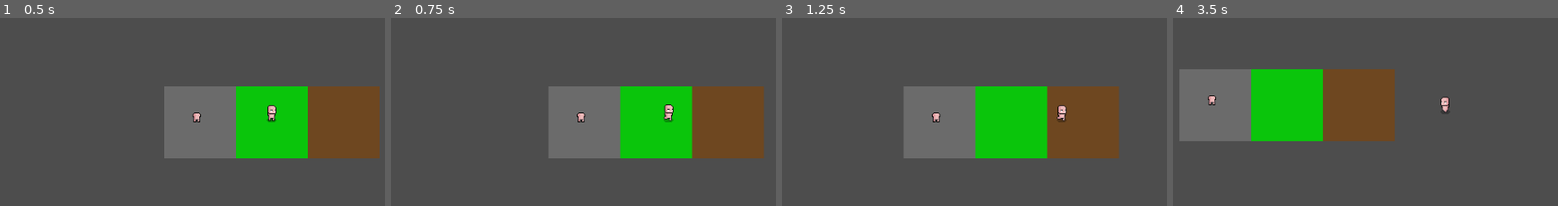
Above: before the commit, frames 1-4 (left to right).
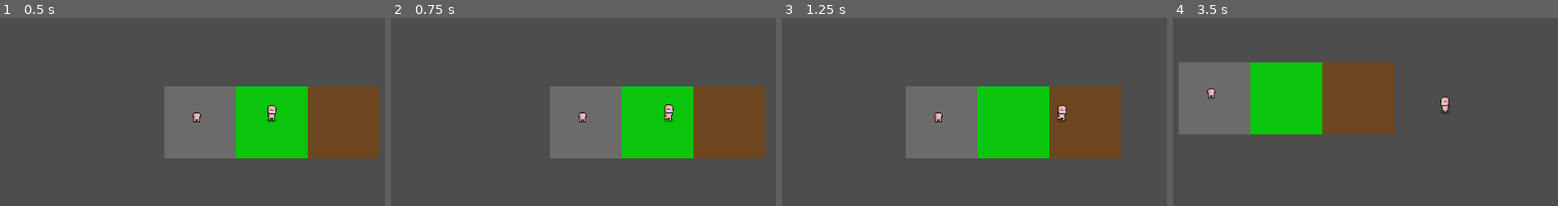
Above: after the commit, the same moments.

Repository: curtis-game-studio/Survival2D
Game: Godot game, scene res://Scenes/MainScene.tscn
Same seed, same stepped clock (60 frames per second), same inputs: the game is played once before the commit and once after it. Sound files missing from this copy of the repository are replaced by a short silence.
Inputs (mouse positions are in pixels of both pictures, inside the frame that each line leads up to):
- Up to frame 1 (0.5 s): no input
- Up to frame 2 (0.75 s): tap Enter at 0.5 s; move the mouse to (outside the picture) at 0.52 s; hold D (input_right) from 0.53 s (still down); hold E (input_interact) from 0.53 s (still down)
- Up to frame 3 (1.25 s): keep holding D (input_right); keep holding E (input_interact)
- Up to frame 4 (3.5 s): move the mouse to (1300, 142) at 1.27 s; release D (input_right) at 1.28 s; release E (input_interact) at 1.28 s; hold S (input_down) 1.28-2.03 s; tap E (input_interact) at 1.35, 2.3, 2.85 s; move the mouse to (1515, 33) at 2.02 s; hold D (input_right) 2.03-2.78 s; hold Shift (input_sprint) 2.03-2.78 s; move the mouse to (1407, 204) at 2.77 s; hold W (input_up) from 2.78 s (still down)

Frame 1 is identical in both runs. In frame 2, 0.6% of the frame differs, in the area x 41-98%, y 36-75%; in frame 3, 1.0%; in frame 4, 4.5%, in the area x 1-58%, y 23-66%.

Commit message:
Created an absolute mess of a project.
Added:
basic player controller
Basic interactables
Basic audio manager

Diff:
--- a/HUD.tscn
+++ b/HUD.tscn
@@ -16,14 +16,22 @@
 
 [node name="InteractionPrompt" type="PanelContainer" parent="."]
 layout_mode = 1
-anchors_preset = 15
-anchor_right = 1.0
-anchor_bottom = 1.0
+anchors_preset = 8
+anchor_left = 0.5
+anchor_top = 0.5
+anchor_right = 0.5
+anchor_bottom = 0.5
+offset_left = -13.5
+offset_top = -11.0
+offset_right = 13.5
+offset_bottom = 11.0
 grow_horizontal = 2
 grow_vertical = 2
 
 [node name="MarginContainer" type="MarginContainer" parent="InteractionPrompt"]
 layout_mode = 2
+size_flags_horizontal = 4
+size_flags_vertical = 4
 theme_override_constants/margin_left = 5
 theme_override_constants/margin_top = 5
 theme_override_constants/margin_right = 5
@@ -31,7 +39,8 @@
 
 [node name="InteractionPromptText" type="Label" parent="InteractionPrompt/MarginContainer"]
 layout_mode = 2
-text = "Press 'E' to useeeeeeeeeeeeeeeee"
+size_flags_horizontal = 4
+text = "use"
 label_settings = SubResource("LabelSettings_efote")
 horizontal_alignment = 1
 vertical_alignment = 1
--- a/Scenes/MainScene.tscn
+++ b/Scenes/MainScene.tscn
@@ -43,13 +43,13 @@
 interaction_prompt_node = NodePath("../../../../HUD/InteractionPrompt")
 interaction_prompt_label = NodePath("../../../../HUD/InteractionPrompt/MarginContainer/InteractionPromptText")
 
+[node name="Node2D" parent="Environment" instance=ExtResource("4_qxria")]
+position = Vector2(-100, -6)
+interaction_text = "Light Campfire"
+
 [node name="Camera2D" type="Camera2D" parent="."]
 
 [node name="AudioRegistry" parent="." instance=ExtResource("2_tr2i4")]
-
-[node name="Node2D" parent="." instance=ExtResource("4_qxria")]
-position = Vector2(-100, -6)
-interaction_text = "Light Campfire"
 
 [node name="HUD" parent="." instance=ExtResource("5_qxria")]
 
--- a/Scenes/Player/PlayerController.tscn
+++ b/Scenes/Player/PlayerController.tscn
@@ -110,8 +110,6 @@
 
 [node name="Player Controller" type="CharacterBody2D"]
 script = ExtResource("1_kfrkp")
-acceleration = 1600
-friction = 2200
 
 [node name="Visuals" type="Node2D" parent="."]
 
--- a/Scenes/Player/Scripts/Interactable Scripts/Interactable.gd
+++ b/Scenes/Player/Scripts/Interactable Scripts/Interactable.gd
@@ -1,17 +1,18 @@
 extends Node2D
 class_name Interactable
 
-@export var interaction_radius := 48.0
-@export var interaction_text := ""
-var sprite: Sprite2D = null
+@export var interaction_radius: float = 48.0
+@export var interaction_text: String = ""
 
-func _ready() -> void:
+var sprite: Sprite2D
+
+func _init_interactable() -> void:
 	sprite = $Sprite2D
 	if sprite.material is ShaderMaterial:
-		var mat := sprite.material as ShaderMaterial
+		var mat = sprite.material as ShaderMaterial
 		mat.set_shader_parameter("progress", 0.0)
 	else:
-		print("Warning: Sprite material is not a ShaderMaterial!")
+		push_warning("Sprite material is not a ShaderMaterial!")
 
 func can_interact(player: Node2D) -> bool:
 	return position.distance_to(player.global_position) <= interaction_radius
@@ -20,10 +21,10 @@
 	if sprite == null:
 		return
 	if sprite.material is ShaderMaterial:
-		var mat := sprite.material as ShaderMaterial
+		var mat = sprite.material as ShaderMaterial
 		mat.set_shader_parameter("progress", 1.0 if enabled else 0.0)
 	else:
-		print("Warning: Sprite material is not a ShaderMaterial!")
+		push_warning("Sprite material is not a ShaderMaterial!")
 
 func interact() -> void:
-	print("Interacted with: ", name)
+	print("Interacted with: %s" % name)
--- a/Scenes/Player/Scripts/Interactable Scripts/InteractionManager.gd
+++ b/Scenes/Player/Scripts/Interactable Scripts/InteractionManager.gd
@@ -18,7 +18,6 @@
 		print("Player not set.")
 		return
 
-	var mouse_pos: Vector2 = get_viewport().get_mouse_position()
 	var world_pos: Vector2 = player.get_global_mouse_position()
 	var space_state: PhysicsDirectSpaceState2D = player.get_world_2d().direct_space_state
 
@@ -49,7 +48,8 @@
 					interaction_prompt_label.text = "[E] " + hovered.interaction_text
 					interaction_prompt_node.visible = true
 					interaction_prompt_label.visible = true
-					interaction_prompt_node.position = hovered.global_position + Vector2(0, -30)
+					interaction_prompt_node.position = hovered.global_position + Vector2(0, -35)
+
 				print("Hovering over:", collider.name)
 				break
 
--- a/Scenes/Player/Scripts/Player.gd
+++ b/Scenes/Player/Scripts/Player.gd
@@ -1,9 +1,9 @@
 extends CharacterBody2D
 class_name Player
 
-@export var movement_speed := 100
-@export var sprinting_speed := 180
-@export var acceleration := 800
-@export var friction := 600
+@export var movement_speed: float = 100.0
+@export var sprinting_speed: float = 180.0
+@export var acceleration: float = 800.0
+@export var friction: float = 600.0
 
-var is_sprinting := false
+var is_sprinting: bool = false
--- a/Scenes/Player/Scripts/Visual/CameraFollow.gd
+++ b/Scenes/Player/Scripts/Visual/CameraFollow.gd
@@ -2,11 +2,11 @@
 
 @export var camera: Camera2D
 @export var camera_target: Node2D
-@export var smoothing_speed := 8.0
-@export var offset := Vector2.ZERO
-@export var snap_threshold := 0.25  # Distance threshold to snap directly
+@export var smoothing_speed: float = 8.0
+@export var offset: Vector2 = Vector2.ZERO
+@export var snap_threshold: float = 0.25
 
-func _physics_process(delta):
+func _physics_process(delta: float) -> void:
 	if not camera or not camera_target:
 		return
 
@@ -14,8 +14,6 @@
 	var distance = camera.global_position.distance_to(desired_position)
 
 	if distance <= snap_threshold:
-		# Snap directly when close to avoid jitter
 		camera.global_position = desired_position.round()
 	else:
-		# Smoothly move toward the target
 		camera.global_position = camera.global_position.lerp(desired_position, smoothing_speed * delta)
--- a/Scenes/Player/Scripts/Visual/FlipTowardsMouse.gd
+++ b/Scenes/Player/Scripts/Visual/FlipTowardsMouse.gd
@@ -1,13 +1,12 @@
 extends Node
 
-@export var player_visuals: Node2D  # The Node2D that holds all your sprites
+@export var player_visuals: Node2D
 
-func _process(_delta):
-    if not player_visuals:
-        return
+func _process(_delta: float) -> void:
+	if not player_visuals:
+		return
 
-    var mouse_pos = player_visuals.get_global_mouse_position()
-    var player_pos = player_visuals.global_position
+	var mouse_pos = player_visuals.get_global_mouse_position()
+	var player_pos = player_visuals.global_position
 
-    # Flip by changing scale.x
-    player_visuals.scale.x = -1 if mouse_pos.x < player_pos.x else 1
+	player_visuals.scale.x = -1 if mouse_pos.x < player_pos.x else 1
--- a/Scenes/Player/Scripts/Visual/Headbob.gd
+++ b/Scenes/Player/Scripts/Visual/Headbob.gd
@@ -1,20 +1,19 @@
-extends Node  # Or whatever your Scripts node extends
+extends Node
 
-@export var head_node_path: NodePath = "../Visuals/Head"  # Relative path to Head node
-
-@export var bob_speed := 1.0  # Bobs per second
-@export var bob_amount := 1   # Pixels to move down/up
+@export var head_node_path: NodePath = "../Visuals/Head"
+@export var bob_speed: float = 1.0  # Bobs per second
+@export var bob_amount: float = 1.0  # Pixels to move up/down
 
 var head_node: Node2D
-var base_position := Vector2.ZERO
-var bob_timer := 0.0
+var base_position: Vector2 = Vector2.ZERO
+var bob_timer: float = 0.0
 
-func _ready():
-    head_node = get_node(head_node_path)
-    base_position = head_node.position
+func _ready() -> void:
+	head_node = get_node(head_node_path)
+	base_position = head_node.position
 
-func _process(delta):
-    bob_timer += delta * bob_speed
-    var phase = fmod(bob_timer, 1.0)
-    var offset_y = bob_amount if phase < 0.5 else 0
-    head_node.position = base_position + Vector2(0, offset_y)
+func _process(delta: float) -> void:
+	bob_timer += delta * bob_speed
+	var phase = fmod(bob_timer, 1.0)
+	var offset_y = bob_amount if phase < 0.5 else 0
+	head_node.position = base_position + Vector2(0, offset_y)
--- a/Systems/Audio Manager/audio_manager.gd
+++ b/Systems/Audio Manager/audio_manager.gd
@@ -2,69 +2,93 @@
 class_name AudioManager
 
 var registry: AudioRegistry = null
-var looping_positional_players := {}  # key: String (event_name), value: AudioStreamPlayer2D
-var ambience_layers := {}
-var fade_speed := 1.0
+var looping_positional_players: Dictionary = {}  # key: event_name, value: AudioStreamPlayer2D
+var ambience_layers: Dictionary = {}
+var fade_speed: float = 1.0
 
-func _ready():
-
-	registry = get_tree().get_root().find_child("AudioRegistry", true, false)
-
-	if registry == null:
-		print("⚠️ AudioRegistry is not set")
+func _ready() -> void:
+	var root = get_tree().get_current_scene()
+	if root == null:
+		push_warning("⚠️ No current scene loaded")
 		return
 
-func play_sound2D(event_name: String):
-	var event := registry.get_event(event_name)
-	if event == null:
-		print("❌ SoundEvent not found: ", event_name)
-		return
+	registry = _find_node_recursive(root, "AudioRegistry")
+	if registry == null:
+		push_warning("⚠️ AudioRegistry node not found in the current scene")
 
-	if event.streams.is_empty():
-		print("❌ No streams in SoundEvent: ", event_name)
-		return
+# Recursive helper to find a node by name anywhere in the tree
+func _find_node_recursive(node: Node, target_name: String) -> Node:
+	if node.name == target_name:
+		return node
+	for child in node.get_children():
+		if child is Node:
+			var found = _find_node_recursive(child, target_name)
+			if found != null:
+				return found
+	return null
 
-	var stream := event.streams[randi() % event.streams.size()]
+# Helper: get a random stream from SoundEvent, duplicated if looping
+func _get_stream(event: SoundEvent, looping: bool = false) -> AudioStream:
+	if event.streams.size() == 0:
+		return null
+	var stream = event.streams[randi() % event.streams.size()]
+	if looping:
+		stream = stream.duplicate()
+		stream.loop = event.loop
+	return stream
 
-	var player := AudioStreamPlayer.new()
+# Helper: setup AudioStreamPlayer or AudioStreamPlayer2D
+func _create_player(event: SoundEvent, stream: AudioStream, positional: bool = false, position: Vector2 = Vector2.ZERO) -> Node:
+	var player = AudioStreamPlayer2D.new() if positional else AudioStreamPlayer.new()
 	player.stream = stream
 	player.bus = event.type
 	player.volume_db = event.volume_db
+	if positional:
+		player.max_distance = event.max_distance
+		player.attenuation = event.attenuation
+		player.global_position = position
 	add_child(player)
+	return player
+
+func play_sound2D(event_name: String) -> void:
+	if registry == null:
+		push_warning("⚠️ AudioRegistry is not set")
+		return
+
+	var event = registry.get_event(event_name)
+	if event == null:
+		push_warning("❌ SoundEvent not found: %s" % event_name)
+		return
+
+	var stream = _get_stream(event)
+	if stream == null:
+		push_warning("❌ No streams in SoundEvent: %s" % event_name)
+		return
+
+	var player = _create_player(event, stream, false)
+	player.play()
+	player.finished.connect(player.queue_free)
+
+func play_sound2D_positional(event_name: String, position: Vector2) -> void:
+	if registry == null:
+		push_warning("⚠️ AudioRegistry is not set")
+		return
+
+	var event = registry.get_event(event_name)
+	if event == null:
+		push_warning("❌ SoundEvent not found: %s" % event_name)
+		return
+
+	var stream = _get_stream(event)
+	if stream == null:
+		push_warning("❌ No streams in SoundEvent: %s" % event_name)
+		return
+
+	var player = _create_player(event, stream, true, position)
 	player.play()
 
-	player.finished.connect(player.queue_free)
-
-func play_sound2D_positional(event_name: String, position: Vector2):
-	if registry == null:
-		print("⚠️ AudioRegistry is not set")
-		return
-
-	var event := registry.get_event(event_name)
-	if event == null:
-		print("❌ SoundEvent not found: ", event_name)
-		return
-
-	if event.streams.is_empty():
-		print("❌ No streams in SoundEvent: ", event_name)
-		return
-
-	var stream := event.streams[randi() % event.streams.size()]
-
-	var player := AudioStreamPlayer2D.new()
-	player.stream = stream
-	player.bus = event.type
-	player.volume_db = event.volume_db
-	player.max_distance = event.max_distance
-	player.attenuation = event.attenuation
-	player.global_position = position
-	add_child(player)
-
-	player.play()
-
-	# Cleanup once finished
-
-	var cleanup_timer := Timer.new()
+	# Cleanup once finished using Timer
+	var cleanup_timer = Timer.new()
 	cleanup_timer.one_shot = true
 	cleanup_timer.wait_time = stream.get_length()
 	cleanup_timer.timeout.connect(player.queue_free)
@@ -73,57 +97,34 @@
 
 func play_sound2D_loop(event_name: String) -> AudioStreamPlayer:
 	if registry == null:
-		print("⚠️ AudioRegistry is not set")
-		return
-
-	var event := registry.get_event(event_name)
-
-	if event == null or event.streams.is_empty():
-		print("❌ SoundEvent not found or empty: ", event_name)
+		push_warning("⚠️ AudioRegistry is not set")
 		return null
 
-	var stream := event.streams[randi() % event.streams.size()]
-	stream = stream.duplicate()
-	stream.loop = event.loop
+	var event = registry.get_event(event_name)
+	if event == null or event.streams.size() == 0:
+		push_warning("❌ SoundEvent not found or empty: %s" % event_name)
+		return null
 
-	var player := AudioStreamPlayer.new()
-	player.stream = stream
-	player.bus = event.type
-	player.volume_db = event.volume_db
-
-	add_child(player)
-
+	var stream = _get_stream(event, true)
+	var player = _create_player(event, stream, false)
 	player.play()
-
 	return player
 
 func play_sound2D_loop_positional(event_name: String, position: Vector2) -> AudioStreamPlayer2D:
 	if registry == null:
-		print("⚠️ AudioRegistry is not set")
-		return
-
-	var event := registry.get_event(event_name)
-
-	if event == null or event.streams.is_empty():
-		print("❌ SoundEvent not found or empty: ", event_name)
+		push_warning("⚠️ AudioRegistry is not set")
 		return null
 
-	var stream := event.streams[randi() % event.streams.size()]
-	stream = stream.duplicate()
-	stream.loop = event.loop
+	var event = registry.get_event(event_name)
+	if event == null or event.streams.size() == 0:
+		push_warning("❌ SoundEvent not found or empty: %s" % event_name)
+		return null
 
-	var player := AudioStreamPlayer2D.new()
-	player.stream = stream
-	player.bus = event.type
-	player.volume_db = event.volume_db
-	player.max_distance = event.max_distance
-	player.attenuation = event.attenuation
-	add_child(player)
-	player.global_position = position
+	var stream = _get_stream(event, true)
+	var player = _create_player(event, stream, true, position)
 	player.play()
 
 	looping_positional_players[event_name] = player
-
 	return player
 
 func stop_sound2D_loop_positional(event_name: String) -> void:
@@ -139,23 +140,21 @@
 		player.queue_free()
 	looping_positional_players.clear()
 
-func play_ambience2D(event_name: String, fade_in_time := 1.5) -> void:
+func play_ambience2D(event_name: String, fade_in_time: float = 1.5) -> void:
 	if registry == null:
-		print("⚠️ AudioRegistry is not set")
+		push_warning("⚠️ AudioRegistry is not set")
 		return
 
 	if ambience_layers.has(event_name):
 		return  # Already playing
 
-	var event := registry.get_event(event_name)
-	if event == null or event.streams.is_empty():
-		print("❌ Ambience event not found or empty: ", event_name)
+	var event = registry.get_event(event_name)
+	if event == null or event.streams.size() == 0:
+		push_warning("❌ Ambience event not found or empty: %s" % event_name)
 		return
 
-	var stream := event.streams[randi() %  event.streams.size()].duplicate()
-	stream.loop = event.loop
-
-	var player := AudioStreamPlayer.new()
+	var stream = _get_stream(event, true)
+	var player = AudioStreamPlayer.new()
 	player.stream = stream
 	player.bus = event.type
 	player.volume_db = -80.0
@@ -164,10 +163,10 @@
 
 	ambience_layers[event_name] = player
 
-	var tween := create_tween()
+	var tween = create_tween()
 	tween.tween_property(player, "volume_db", event.volume_db, fade_in_time)
 
-func stop_ambience2D(event_name: String , fade_out_time := 1.5) -> void:
+func stop_ambience2D(event_name: String, fade_out_time: float = 1.5) -> void:
 	if not ambience_layers.has(event_name):
 		return
 
@@ -177,8 +176,10 @@
 	tween.tween_property(player, "volume_db", -80, fade_out_time)
 	tween.tween_callback(Callable(player, "stop"))
 	tween.tween_callback(Callable(player, "queue_free"))
-	tween.tween_callback(func(): ambience_layers.erase(event_name))
+	tween.tween_callback(func() -> void:
+		ambience_layers.erase(event_name)
+	)
 
-func stop_all_ambience2D(fade_out_time := 1.5):
+func stop_all_ambience2D(fade_out_time: float = 1.5) -> void:
 	for name in ambience_layers.keys():
 		stop_ambience2D(name, fade_out_time)
--- a/Systems/Audio Manager/audio_registry.gd
+++ b/Systems/Audio Manager/audio_registry.gd
@@ -1,13 +1,13 @@
 extends Node
 class_name AudioRegistry
 
-@export var sound_events: Array[SoundEvent]
+@export var sound_events: Array[SoundEvent] = []
 
-var sound_map := {}
+var sound_map: Dictionary = {}
 
-func _ready():
+func _ready() -> void:
 	for event in sound_events:
 		sound_map[event.name] = event
 
 func get_event(event_name: String) -> SoundEvent:
-	return sound_map.get(event_name)
+	return sound_map.get(event_name, null)
--- a/Systems/Audio Manager/sound_event.gd
+++ b/Systems/Audio Manager/sound_event.gd
@@ -1,12 +1,10 @@
 extends Resource
-
 class_name SoundEvent
-
 
 @export var name: String
 @export var streams: Array[AudioStream] = []
 @export_enum("SFX", "Music", "Ambience") var type := "SFX"
-@export var volume_db = 0.0
-@export var loop := false
-@export var max_distance := 128
-@export var attenuation := 1.5
+@export var volume_db: float = 0.0
+@export var loop: bool = false
+@export var max_distance: float = 128.0
+@export var attenuation: float = 1.5
--- a/test_interactable.gd
+++ b/test_interactable.gd
@@ -1,16 +1,46 @@
 extends Interactable
 
 @export var is_lit: bool = false
+@export var max_fuel: float = 30.0  # seconds of fuel
+var current_fuel: float = 0.0
 
+func _ready():
+    _init_interactable()
+    if is_lit:
+        current_fuel = max_fuel
+        start_fire()
+    else:
+        current_fuel = 0.0
+        interaction_text = "Light Campfire"
+
+func _process(delta):
+    if is_lit:
+        current_fuel -= delta
+        if current_fuel <= 0:
+            extinguish_fire()
 
 func interact():
-    # Toggle the campfire state on interact
-    is_lit = !is_lit
     if is_lit:
-        print("Campfire lit!")
-        AudioManager2D.play_sound2D_loop_positional("ambience_campfire", global_position)
-        interaction_text = "Extinguish Campfire"
+        extinguish_fire()
     else:
-        print("Campfire extinguished!")
-        AudioManager2D.stop_sound2D_loop_positional("ambience_campfire")
-        interaction_text = "Light Campfire"
+        light_fire()
+
+func light_fire():
+    is_lit = true
+    current_fuel = max_fuel
+    print("Campfire lit!")
+    start_fire()
+    interaction_text = "Extinguish Campfire"
+
+func extinguish_fire():
+    is_lit = false
+    current_fuel = 0
+    print("Campfire extinguished!")
+    stop_fire()
+    interaction_text = "Light Campfire"
+
+func start_fire():
+    AudioManager2D.play_sound2D_loop_positional("ambience_campfire", global_position)
+
+func stop_fire():
+    AudioManager2D.stop_sound2D_loop_positional("ambience_campfire")
